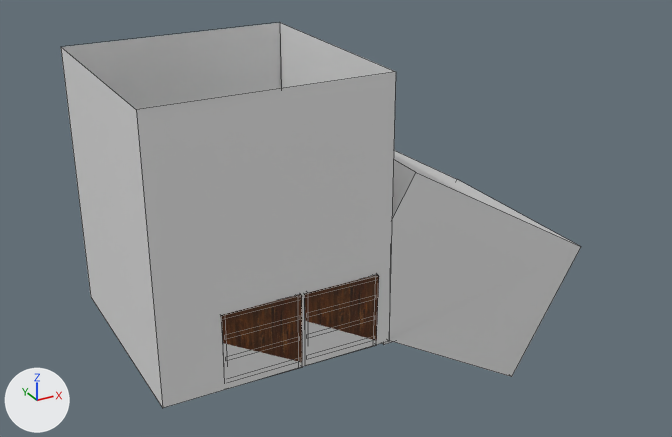
Before and after pictures for a commit that changed the Blender file assets/models/study.blend.
Before and after are seen from a 50 mm camera at (-16.1, -40.6, 24.8) aimed at (6.5, 0.4, 4.2). Arrows for +X, +Y and +Z are at lower left; the lights stay in place. Mesh edges are drawn as thin lines.

Objects in the first picture: 'Bookshelf', 'Room'.
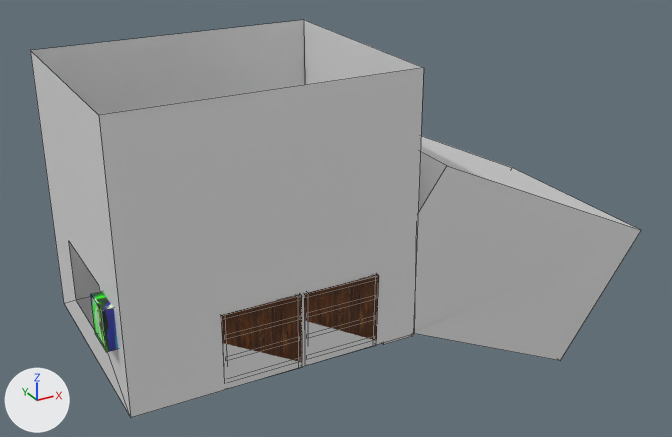
Diff of the bpy script that builds the scene:
```diff
--- a/assets/models/study.blend.py
+++ b/assets/models/study.blend.py
@@ me_cube @@
 me_cube.from_pydata(...)  # 35 vertices, 16 faces; spans x -1.0..3.1, y -1.0..1.0, z -1.69..1.0
 # used by ob_room; location = (0.0, 0.0, 7.0); scale = (6.0, 6.0, 7.0)
 # verts and faces of me_cube; kept vertices keep their numbers, new ones are numbered from 35
 # before: 10 (-1.0, 1.0, 1.0), 11 (-1.0, 1.0, -1.0), 12 (-1.0, -1.0, 1.0), 13 (-1.0, -1.0, -1.0)
+# me_cube part 1
+delete_faces([(10, 11, 13, 12)])
+verts[35] = (-1.0, 0.44, -0.74)
+verts[36] = (-1.0, 0.44, -0.75)
+verts[37] = (-1.0, 0.44, -0.27)
+verts[38] = (-1.0, -0.47, -0.27)
+verts[39] = (-1.0, -0.47, -0.75)
+verts[40] = (-1.0, -0.47, -0.73)
+faces += [(10, 11, 35, 37, 38, 40, 13, 12), (11, 13, 40, 39, 36, 35)]
 me_cube.materials.append(mat_roommaterial)
@@ ob_room @@
 ob_room.location = (0.0, 0.0, 7.0)
-ob_room.scale = (6.0, 6.0, 7.0)
+ob_room.scale = (7.48, 6.0, 7.0)
 _m = ob_room.modifiers.new('Boolean', 'BOOLEAN')
@@ ob_painting @@
 ob_painting = bpy.data.objects.new('Painting', me_cube_004)
-ob_painting.location = (-5.58, 0.0, 5.96)
+ob_painting.location = (-7.65, -4.21, 4.07)
 ob_painting.scale = (0.259, 1.94, 2.29)
```

Location of each change, (x1, y1, x2, y2) in pixels of the pictures (672 x 437 px):
'Room', reshaped, rescaled (17% wider)
    before: (61, 23, 581, 408)
    after: (30, 20, 641, 417)
'Painting', moved (not visible before)
    after: (91, 292, 118, 352)
part 1 of me_cube, built on
    before: (61, 48, 163, 408)
    after: (30, 51, 131, 417)
